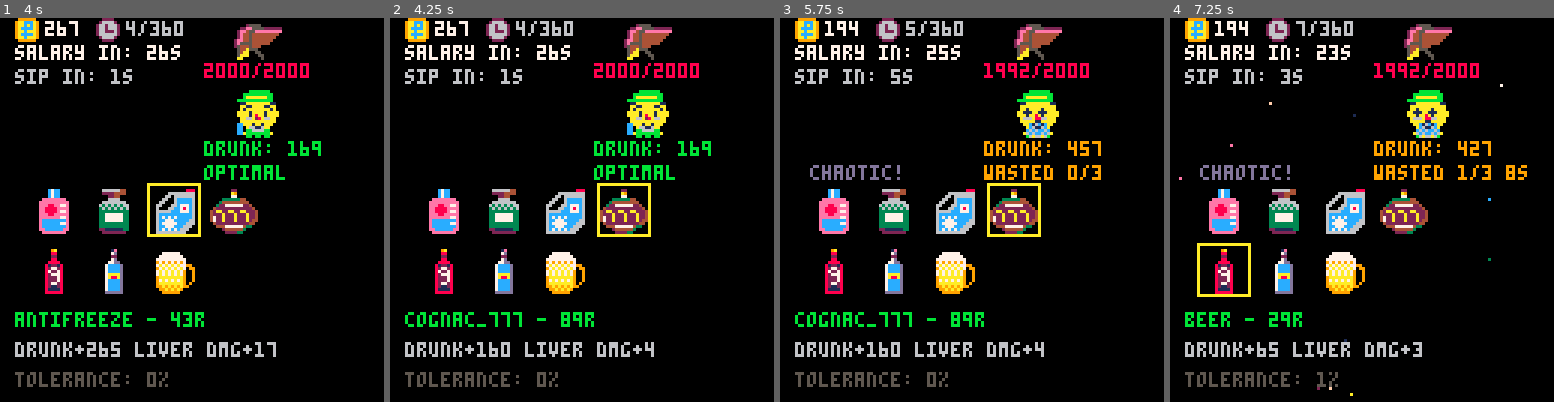
Above: before the commit, frames 1-4 (left to right).
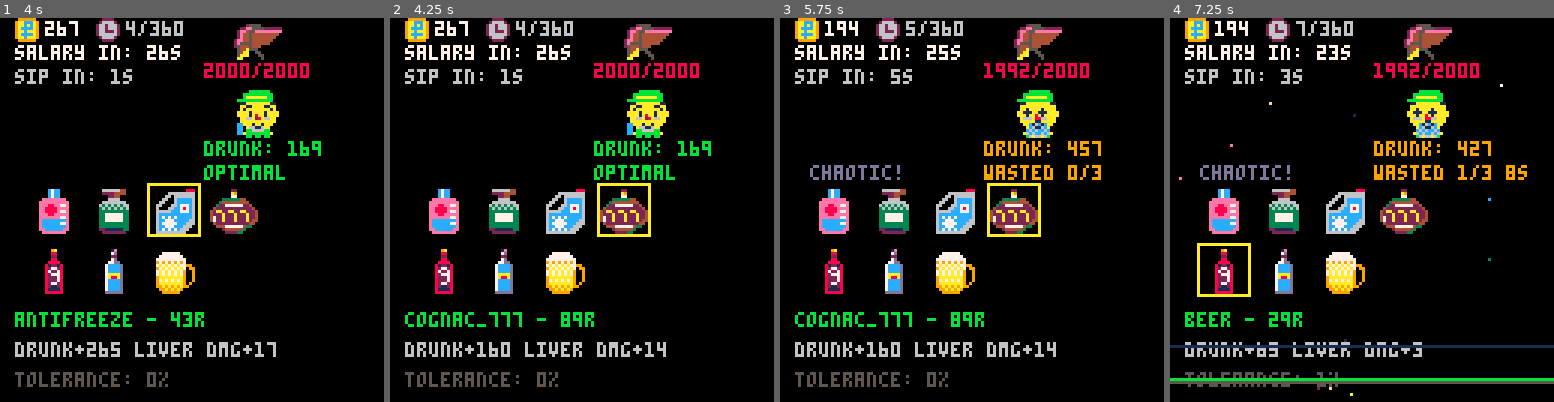
Above: after the commit, the same moments.

Repository: fritzlolpro/picopico
Game: PICO-8 cartridge carts/drunk.p8
Two runs of this game, one before a commit and one after it. Both use one fixed random seed, a clock stepped at 60 frames per second and the inputs below.
Inputs:
- Up to frame 1 (4 s): tap X (X key) at 1.07, 2.07, 2.4, 2.73, 3.07, 3.4, 3.73 s; hold Left 1.97-2.37 s; hold Down 2.42-2.82 s; hold Right 2.87-3.53 s; hold Up from 3.58 s (still down)
- Up to frame 2 (4.25 s): tap X (X key) at 4.07 s; release Up at 4.08 s; hold Right from 4.13 s (still down)
- Up to frame 3 (5.75 s): tap X (X key) every 0.33 s from 4.4 to 5.73 s; release Right at 4.53 s; hold Down 4.58-5.08 s; hold Left from 5.13 s (still down)
- Up to frame 4 (7.25 s): release Left at 5.8 s; hold Up 5.85-6.18 s; tap X (X key) every 0.33 s from 6.07 to 7.07 s; hold Left 6.23-6.63 s; hold Down 6.68-7.08 s; hold Right from 7.13 s (still down)

Frame 1 is identical in both runs. In frame 2, 0.1% of the frame differs, in the area x 66-72%, y 84-89%; in frame 3, 0.1%; in frame 4, 2.2%, in the area x 0-100%, y 85-96%.

Commit message:
wasted glitch nerf 777 flr pd money

Diff:
--- a/carts/drunk.p8
+++ b/carts/drunk.p8
@@ -185,7 +185,7 @@
         base_price = 89,
         price = 89,
         intoxication = 160,
-        liver_damage = 4,
+        liver_damage = 14,
         effect_chance = 0.08,
         effect_func = cognac_effect,
         total_consumed = 0,
@@ -1108,6 +1108,11 @@
             pset(x, y, color)
         end
     end
+
+    if wasted_timer > 0 and rnd(1) <= 0.5 then
+        -- Apply additional glitch effects when wasted
+        glitch_scanlines(1.0)
+    end
 end
 
 function glitch_screen_inversion(intensity)
@@ -1458,7 +1463,7 @@
     cls(0)
     print("payday!", 35, 10, 7)
     print("salary: " .. salary .. "r", 30, 20, 6)
-    print("money: " .. money .. "r", 30, 30, 7)
+    print("money: " .. flr(money) .. "r", 30, 30, 7)
 
     -- Draw bonus icons in 3x2 grid
     local start_x = 20
